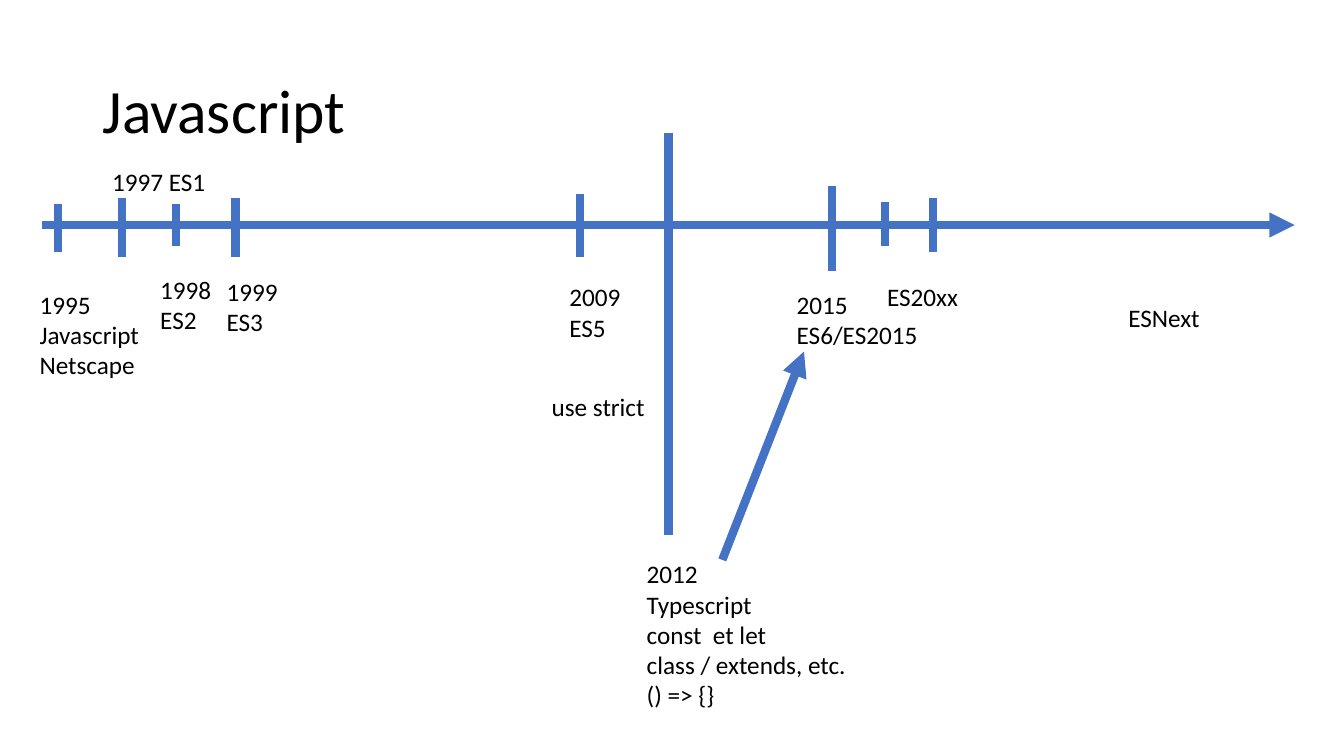
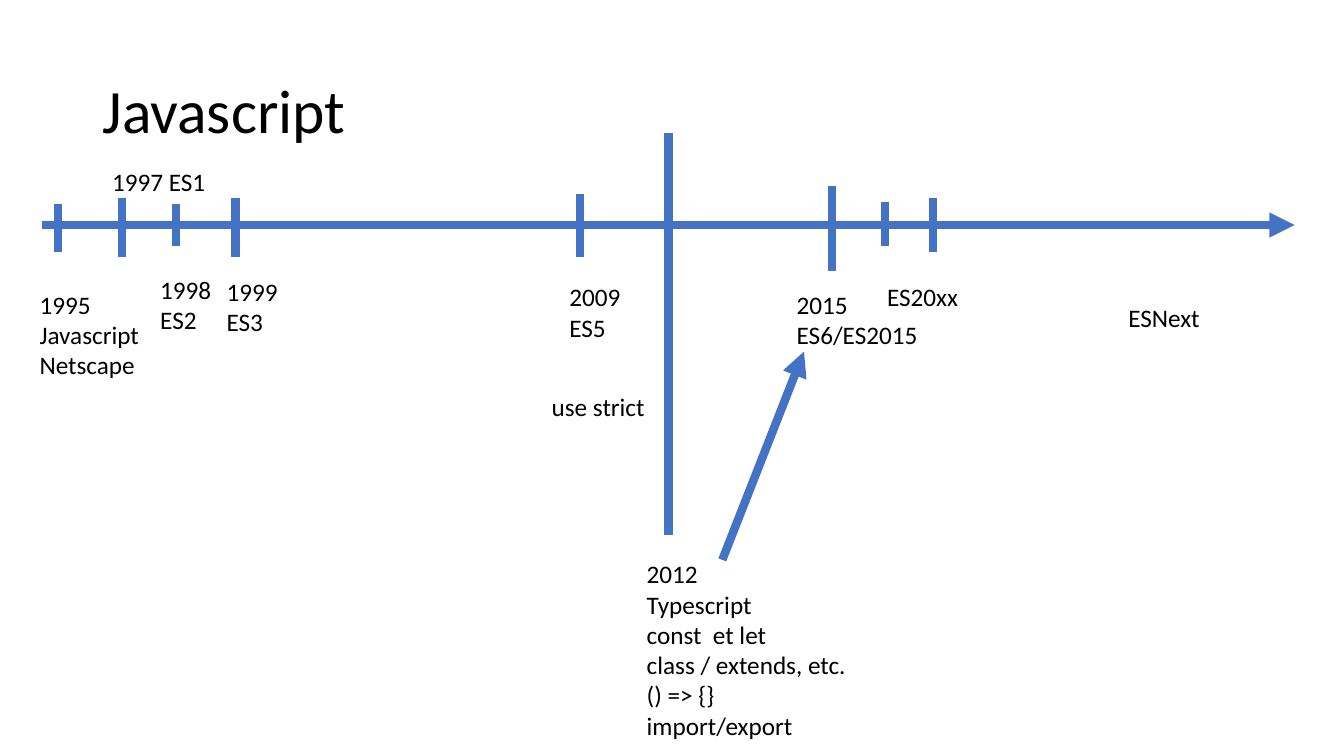
Before and after one commit to jlg-formation/jaocv1-juin-2022, a slide deck: slide 8 of Notes.pptx. Drawn at 1344x756 pixels with LibreOffice and Linux fonts; fonts in the diff are those of the drawing. Boxes give left, top, right and bottom in pixels: in the first picture for what was removed or moved away, otherwise in the second. Text is boxed around its words. In the diff, an @@ line names an element or a change of style, - is before the commit and + after.

```diff
--- a/Notes.pptx
+++ b/Notes.pptx
@@ text at (x1=647, y1=717, x2=793, y2=739): paragraph added @@
+import/export
```
Also in this commit, not shown: 2 other slides changed, 3 slides added.
